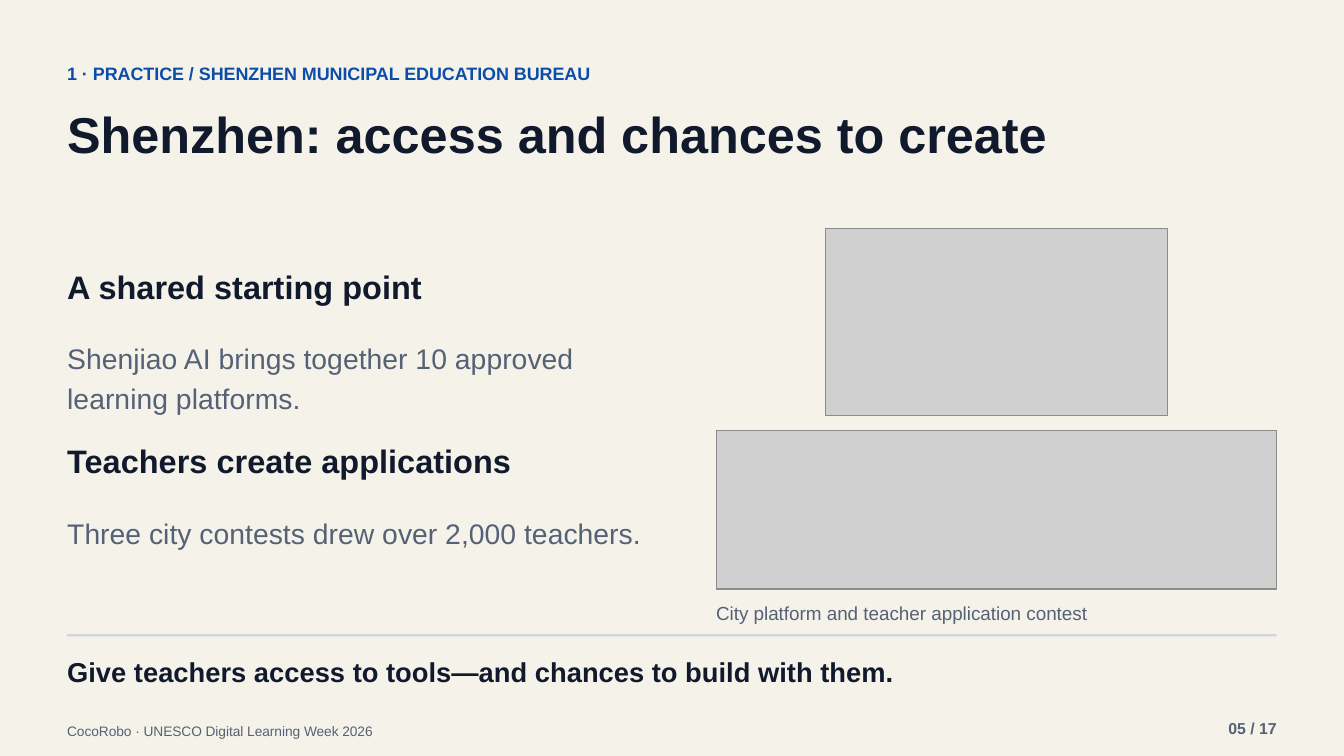
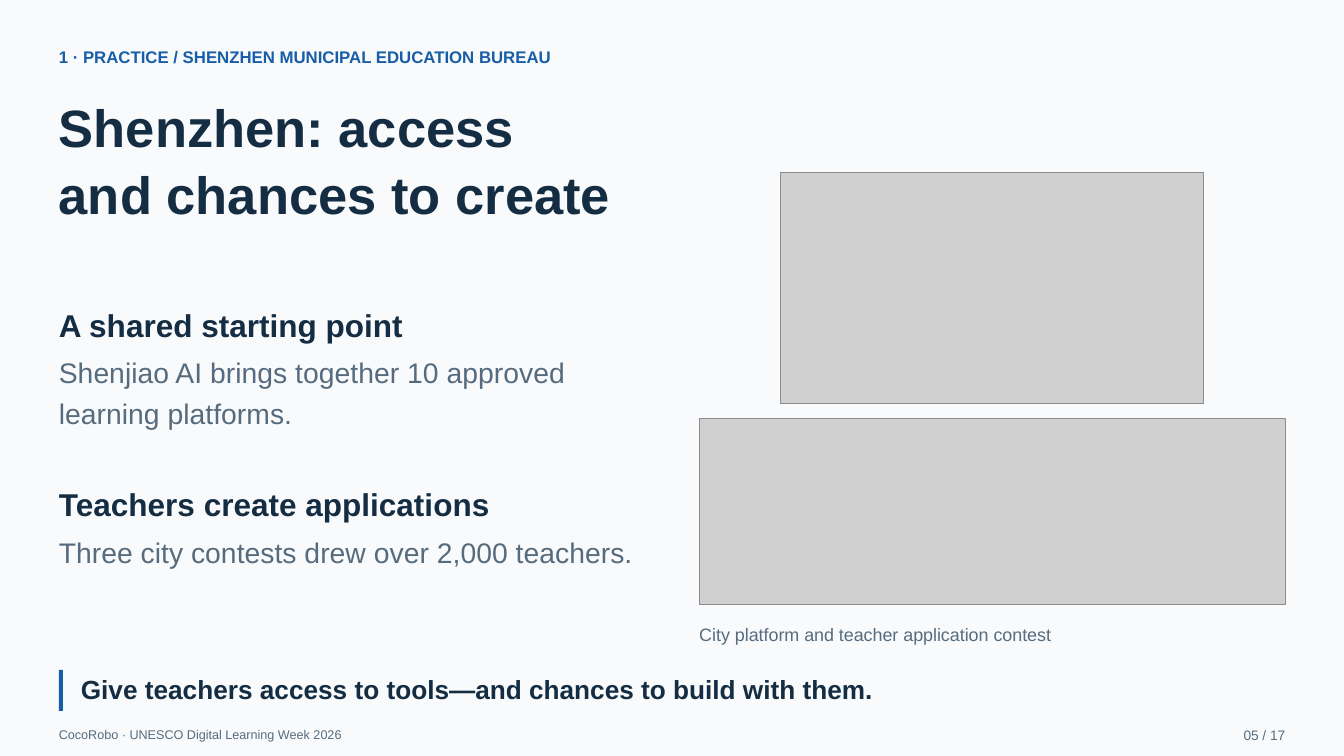
Before and after one commit to tonyxinvip/slides, a slide deck: slide 5 of teacher-agent-creators-10min/downloads/UNESCO_Teacher_AI_Agents_EN.pptx. Drawn at 1344x756 pixels with LibreOffice and Linux fonts; fonts in the diff are those of the drawing; grey boxes stand for pictures. Boxes give left, top, right and bottom in pixels: in the first picture for what was removed or moved away, otherwise in the second. Text is boxed around its words. In the diff, an @@ line names an element or a change of style, - is before the commit and + after.

```diff
--- a/teacher-agent-creators-10min/downloads/UNESCO_Teacher_AI_Agents_EN.pptx
+++ b/teacher-agent-creators-10min/downloads/UNESCO_Teacher_AI_Agents_EN.pptx
@@ background #F5F2EA to #F8FAFC @@
@@ text "1 · PRACTICE / SHENZHEN ...": place and size @@
-text "1 · PRACTICE / SHENZHEN ..." at [67, 67, 590, 80]
+text "1 · PRACTICE / SHENZHEN ..." at [59, 51, 551, 63]
@@ text "1 · PRACTICE / SHENZHEN ..." at [59, 51, 551, 63]: size 12.8 to 12 pt, text colour #0D4DAA to #175DA8; line spacing 1.16 to 1.1 @@
@@ text at [59, 109, 610, 215]: text changed; size 36 to 37.5 pt; text colour #101A2C to #142D43 @@
-Shenzhen: access and chances to create
+Shenzhen: access
+and chances to create
@@ picture: place and size @@
-picture at [826, 229, 1169, 415]
+picture at [781, 172, 1205, 403]
@@ text "A shared starting point": place and size @@
-text "A shared starting point" at [67, 275, 421, 305]
+text "A shared starting point" at [59, 314, 403, 343]
@@ text "A shared starting point" at [59, 314, 403, 343]: size 23.2 to 22.5 pt, text colour #101A2C to #142D43; line spacing 1.16 to 1.2 @@
@@ text "Shenjiao AI brings together 10 ..." at [59, 362, 565, 430]: text colour #556175 to #566C7E; line spacing 1.16 to 1.2 @@
@@ text "Shenjiao AI brings together 10 ...": place and size @@
-text "Shenjiao AI brings together 10 ..." at [67, 348, 573, 415]
+text "Shenjiao AI brings together 10 ..." at [59, 362, 565, 430]
@@ picture: place and size @@
-picture at [716, 431, 1276, 589]
+picture at [700, 419, 1286, 605]
@@ text "Teachers create applications" at [59, 493, 489, 522]: size 23.2 to 22.5 pt, text colour #101A2C to #142D43; line spacing 1.16 to 1.2 @@
@@ text "Teachers create applications": place and size @@
-text "Teachers create applications" at [67, 449, 511, 479]
+text "Teachers create applications" at [59, 493, 489, 522]
@@ text "Three city contests drew over ...": place and size @@
-text "Three city contests drew over ..." at [67, 523, 641, 549]
+text "Three city contests drew over ..." at [59, 542, 633, 569]
@@ text "Three city contests drew over ..." at [59, 542, 633, 569]: text colour #556175 to #566C7E; line spacing 1.16 to 1.2 @@
@@ text "City platform and teacher application ...": place and size @@
-text "City platform and teacher application ..." at [716, 606, 1087, 624]
+text "City platform and teacher application ..." at [699, 628, 1051, 645]
@@ text "City platform and teacher application ..." at [699, 628, 1051, 645]: size 13.5 to 12.8 pt, text colour #556175 to #566C7E; line spacing 1.16 to 1.2 @@
@@ rectangle removed at [68, 634, 1277, 636] @@
@@ rectangle added at [58, 670, 63, 712], fill #175DA8 @@
@@ text "Give teachers access to tools—and ...": place and size @@
-text "Give teachers access to tools—and ..." at [67, 662, 893, 683]
+text "Give teachers access to tools—and ..." at [81, 680, 873, 700]
@@ text "Give teachers access to tools—and ..." at [81, 680, 873, 700]: size 19.5 to 18.8 pt, text colour #101A2C to #142D43; line spacing 1.16 to 1.2 @@
@@ text "CocoRobo · UNESCO Digital Learning ...": place and size @@
-text "CocoRobo · UNESCO Digital Learning ..." at [67, 726, 372, 739]
+text "CocoRobo · UNESCO Digital Learning ..." at [59, 730, 341, 742]
@@ text "CocoRobo · UNESCO Digital Learning ..." at [59, 730, 341, 742]: size 9.8 to 9 pt, text colour #556175 to #566C7E; line spacing 1.16 to 1.2 @@
@@ text "05 / 17": place and size @@
-text "05 / 17" at [1228, 723, 1277, 734]
+text "05 / 17" at [1244, 730, 1285, 740]
@@ text "05 / 17" at [1244, 730, 1285, 740]: size 11.2 to 9.8 pt, text colour #556175 to #566C7E, bold off; line spacing 1.16 to 1.2 @@
```
Also in this commit, not shown: 16 other slides changed, 7 other files.
